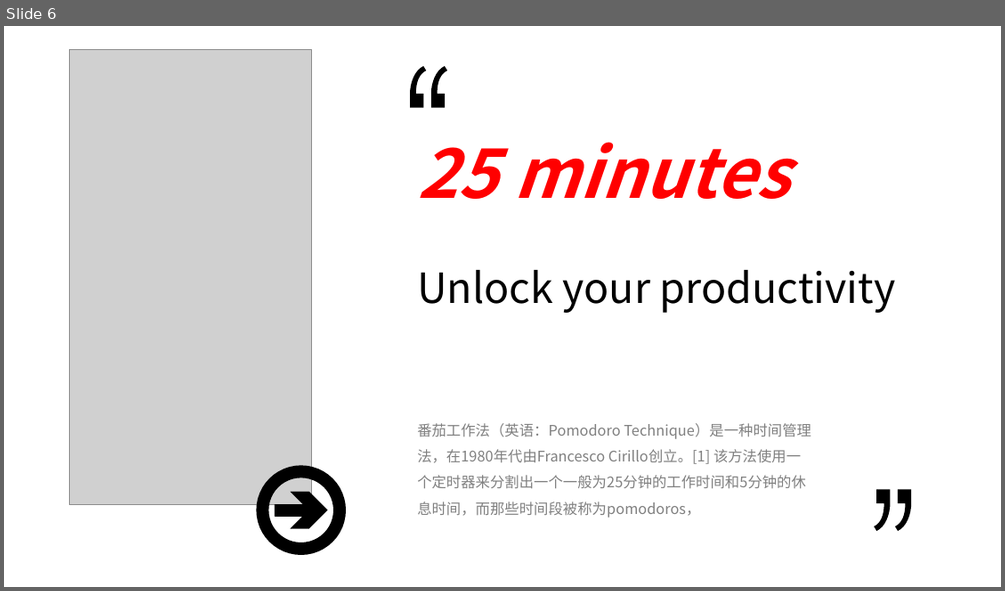
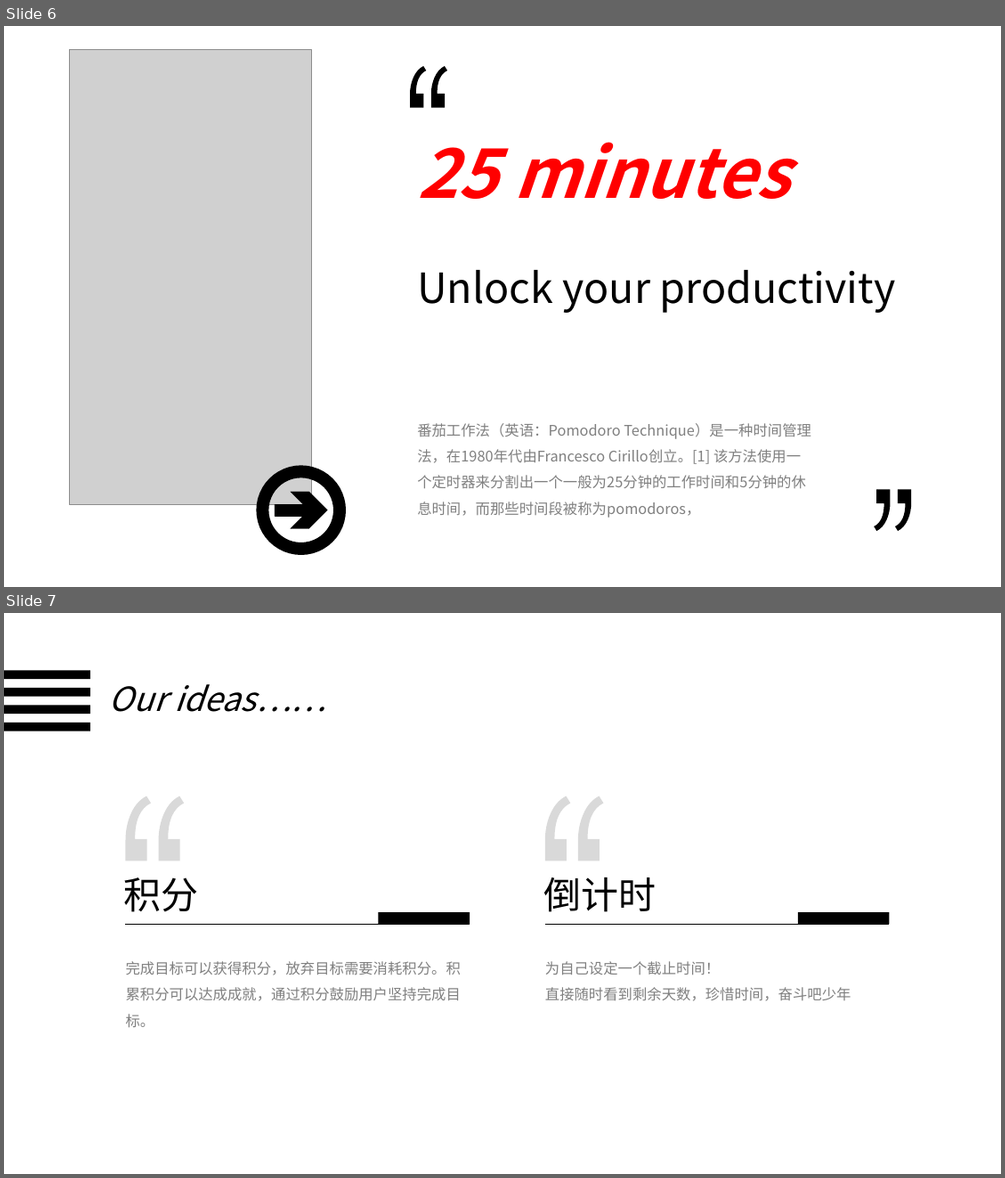
Before and after one commit to ttzztztz/SSE_201906, a slide deck: documents/展示ppt.pptx. Shown one above the other, each under a label of ours: slide 6 before the commit, slides 6 and 7 after it. The pictures are 1005x591 and 1005x1178 pixels, drawn with LibreOffice and Linux fonts; fonts in the diff are those of the drawing; grey boxes stand for pictures. Boxes give left, top, right and bottom in pixels: in the first picture for what was removed or moved away, otherwise in the second. Text is boxed around its words. In the diff, an @@ line names an element or a change of style, - is before the commit and + after.

```diff
--- a/documents/展示ppt.pptx
+++ b/documents/展示ppt.pptx
@@ slide 7 added at [4,613,1001,1174], background #FFFFFF @@
@@ text added at [109,684,326,712], 32 pt, text #000000, italic @@
+Our ideas……
@@ group added at [4,671,90,731]: 4 rectangles @@
@@ freeform shape added at [126,796,184,861], fill #D9D9D9 @@
@@ freeform shape added at [545,796,604,861], fill #D9D9D9 @@
@@ text added at [124,877,199,912], 36 pt, text #000000 @@
+积分
@@ text added at [543,877,655,912], 36 pt, text #000000 @@
+倒计时
@@ line added from (126, 924) to (469, 924), #000000 0.5 pt @@
@@ rectangle added at [379,912,469,924], fill #000000 @@
@@ line added from (545, 924) to (890, 924), #000000 0.5 pt @@
@@ rectangle added at [798,912,890,924], fill #000000 @@
@@ text added at [126,961,461,1027], 14 pt, text #808080 @@
+完成目标可以获得积分，放弃目标需要消耗积分。积累积分可以达成成就，通过积分鼓励用户坚持完成目标。
@@ text added at [545,961,851,1001], 14 pt, text #808080 @@
+为自己设定一个截止时间！
+直接随时看到剩余天数，珍惜时间，奋斗吧少年
```
Also in this commit, not shown: 2 slides removed, 13 other files.
